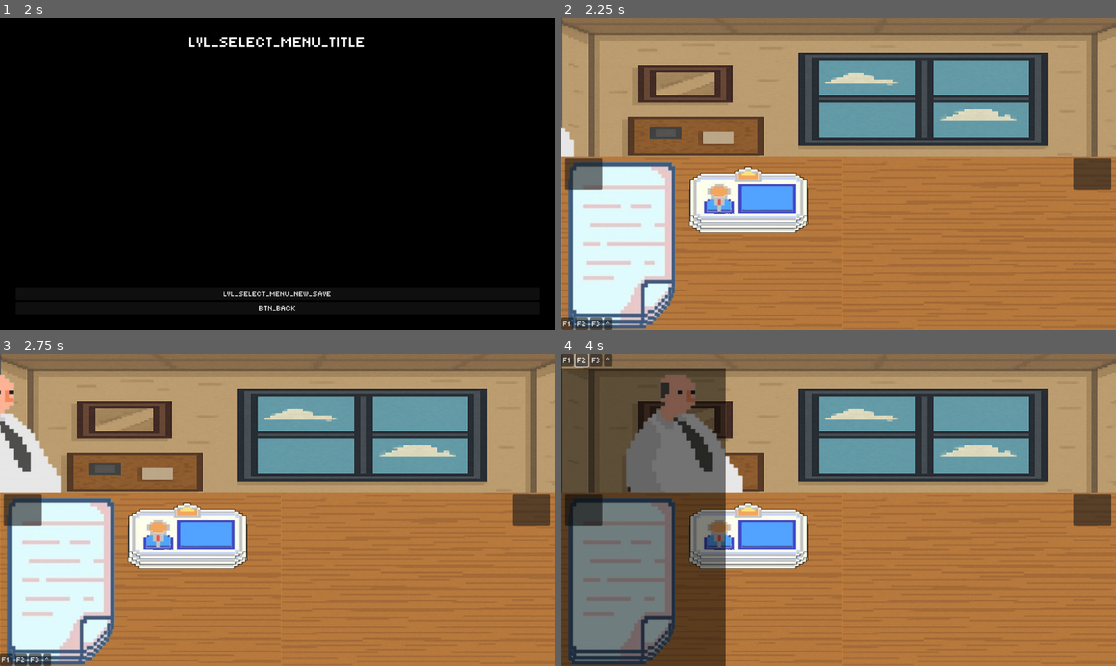
Above: before the commit, frames 1-4 (two rows, left to right).
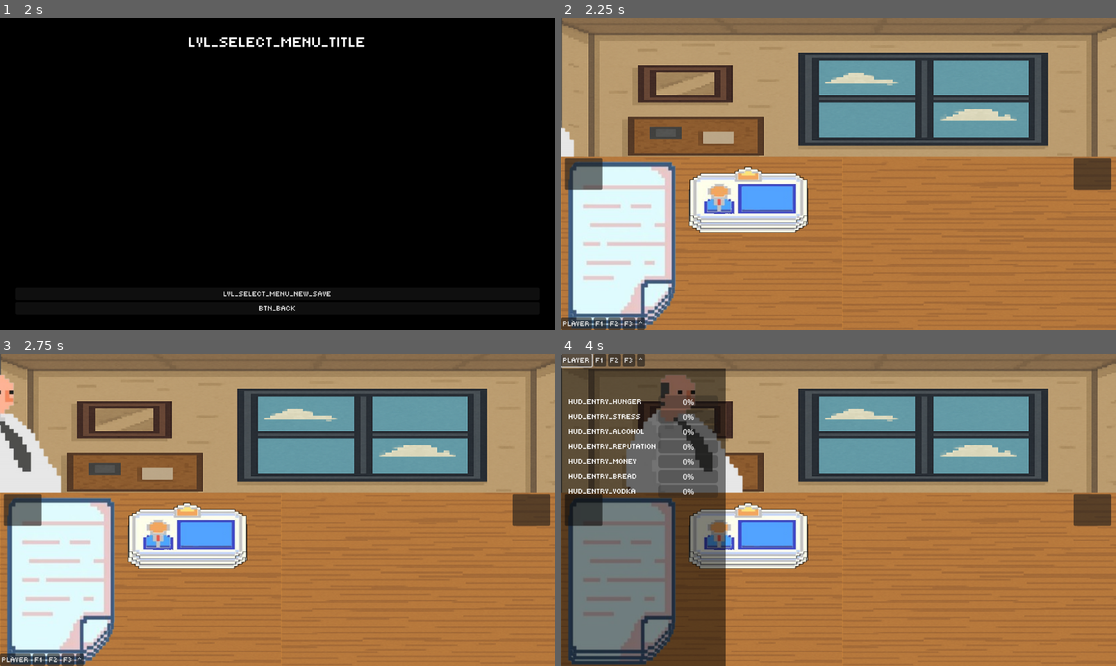
Above: after the commit, the same moments.

Repository: szsolt0/SzakGyak
Game: Godot game, scene res://scenes/menu/main_menu.tscn
Two runs of this game, one before a commit and one after it. Both use one fixed random seed, a clock stepped at 60 frames per second and the inputs below.
Inputs (mouse positions are in pixels of both pictures, inside the frame that each line leads up to):
- Up to frame 1 (2 s): click "Elfogad" at 0.5 s; click "Játék" at 1.25 s
- Up to frame 2 (2.25 s): click "LVL_SELECT_MENU_NEW_SAVE" at 2 s
- Up to frame 3 (2.75 s): no input
- Up to frame 4 (4 s): click "F1" at 2.75 s; click (577, 360) at 3.5 s, where only the run after the commit has a clickable "PLAYER"

Frame 1 is identical in both runs. In frame 2, 0.3% of the frame differs, in the area x 0-16%, y 95-100%; in frame 3, 0.3%; in frame 4, 3.1%, in the area x 0-29%, y 0-46%.

Commit message:
finish hud

Diff:
--- a/scenes/menu/hud.gd
+++ b/scenes/menu/hud.gd
@@ -1,10 +1,40 @@
 # This script manages the HUD.
 
 extends CanvasLayer
+class_name Hud
+
+const Player := preload("res://scripts/player.gd")
+const Family := preload("res://scripts/family.gd")
+const HudEntryPlayer := preload("res://scenes/menu/hud_entry_player.gd")
+const HudEntryFamily := preload("res://scenes/menu/hud_entry_family.gd")
 
 @onready var hud := $Root
 @onready var hud_tabs := $Root/Tabs
+@onready var player_entry: HudEntryPlayer = null
+@onready var player_node := $Root/ColorRect/Player
+
+@onready var tab_nodes: Array[Node] = [
+	$Root/ColorRect/Player,
+	$Root/ColorRect/F1,
+	$Root/ColorRect/F2,
+	$Root/ColorRect/F3,
+]
+
+@onready var family_entries: Array[HudEntryFamily] = [
+	null,
+	null,
+	null,
+]
+
 var hud_visible := false
+
+func switch_tab(id: int) -> void:
+	# hide all tabs
+	for tab in tab_nodes:
+		tab.hide()
+
+	# show the one we want
+	tab_nodes[id].show()
 
 func _load_translation() -> void:
 	pass
@@ -12,6 +42,30 @@
 func _ready() -> void:
 	_load_translation()
 	hide_hud()
+	switch_tab(0)
+
+	player_entry = preload("res://scenes/menu/hud_entry_player.tscn").instantiate()
+	player_node.add_child(player_entry)
+
+	for i in range(family_entries.size()):
+		var entry := preload("res://scenes/menu/hud_entry_family.tscn").instantiate() as HudEntryFamily
+		family_entries[i] = entry
+		tab_nodes[i + 1].add_child(entry)
+
+func update_player(p: Player) -> void:
+	player_entry.set_player_name(p.get_player_name())
+	player_entry.set_hunger(p.get_hunger())
+	player_entry.set_stress(p.get_stress())
+	player_entry.set_alcohol(p.get_alcohol())
+	player_entry.set_reputation(p.get_reputation())
+	player_entry.set_money(p.get_money())
+	player_entry.set_bread(p.get_bread())
+	player_entry.set_vodka(p.get_vodka())
+
+func update_family_member(id: int, family_member: Family) -> void:
+	var f := family_entries[id - 1]
+	f.set_family_name(family_member.get_family_member_name())
+	f.set_hunger(family_member.get_hunger())
 
 func show_hud() -> void:
 	hud_visible = true
@@ -24,8 +78,6 @@
 	hud.position.y = screen_height - hud_tabs.size.y
 
 func _on_up_down_pressed() -> void:
-	var screen_height := get_viewport().size.y as int
-
 	if hud_visible:
 		hide_hud()
 	else:
@@ -33,11 +85,19 @@
 
 func _on_f_1_pressed() -> void:
 	show_hud()
+	switch_tab(1)
 
 
 func _on_f_2_pressed() -> void:
 	show_hud()
+	switch_tab(2)
 
 
 func _on_f_3_pressed() -> void:
 	show_hud()
+	switch_tab(3)
+
+func _on_player_pressed() -> void:
+	show_hud()
+	# the player is the 0th family member
+	switch_tab(0)
--- a/scenes/menu/hud.tscn
+++ b/scenes/menu/hud.tscn
@@ -12,6 +12,10 @@
 
 [node name="Tabs" type="HBoxContainer" parent="Root"]
 layout_mode = 2
+
+[node name="Player" type="Button" parent="Root/Tabs"]
+layout_mode = 2
+text = "PLAYER"
 
 [node name="F1" type="Button" parent="Root/Tabs"]
 layout_mode = 2
@@ -35,12 +39,39 @@
 size_flags_vertical = 3
 color = Color(0, 0, 0, 0.501961)
 
-[node name="Items" type="HBoxContainer" parent="Root/ColorRect"]
+[node name="Player" type="MarginContainer" parent="Root/ColorRect"]
 layout_mode = 2
+offset_right = 342.0
+theme_override_constants/margin_left = 16
+theme_override_constants/margin_top = 16
+theme_override_constants/margin_right = 16
+theme_override_constants/margin_bottom = 16
 
-[node name="Items" type="ScrollContainer" parent="Root/ColorRect/Items"]
-layout_mode = 2
+[node name="F1" type="MarginContainer" parent="Root/ColorRect"]
+layout_mode = 0
+offset_right = 342.0
+theme_override_constants/margin_left = 16
+theme_override_constants/margin_top = 16
+theme_override_constants/margin_right = 16
+theme_override_constants/margin_bottom = 16
 
+[node name="F2" type="MarginContainer" parent="Root/ColorRect"]
+layout_mode = 0
+offset_right = 342.0
+theme_override_constants/margin_left = 16
+theme_override_constants/margin_top = 16
+theme_override_constants/margin_right = 16
+theme_override_constants/margin_bottom = 16
+
+[node name="F3" type="MarginContainer" parent="Root/ColorRect"]
+layout_mode = 0
+offset_right = 342.0
+theme_override_constants/margin_left = 16
+theme_override_constants/margin_top = 16
+theme_override_constants/margin_right = 16
+theme_override_constants/margin_bottom = 16
+
+[connection signal="pressed" from="Root/Tabs/Player" to="." method="_on_player_pressed"]
 [connection signal="pressed" from="Root/Tabs/F1" to="." method="_on_f_1_pressed"]
 [connection signal="pressed" from="Root/Tabs/F2" to="." method="_on_f_2_pressed"]
 [connection signal="pressed" from="Root/Tabs/F3" to="." method="_on_f_3_pressed"]
--- /dev/null
+++ b/scenes/menu/hud_entry_family.gd
@@ -0,0 +1,27 @@
+# HUD Entry for the player
+
+extends VBoxContainer
+class_name HudEntryFamily
+
+@onready var name_label: Label = $Label
+@onready var hunger_bar: ProgressBar = $Stats/HungerBar
+
+func _load_translations() -> void:
+	$Stats/HungerLabel.text = tr(&"HUD_ENTRY_HUNGER")
+
+func _ready() -> void:
+	_load_translations()
+
+# Name
+func set_family_name(f_name: String) -> void:
+	name_label.text = f_name
+
+func get_family_name() -> String:
+	return name_label.text
+
+# Hunger
+func set_hunger(val: int) -> void:
+	hunger_bar.value = val
+
+func get_hunger() -> int:
+	return hunger_bar.value as int
--- /dev/null
+++ b/scenes/menu/hud_entry_family.tscn
@@ -0,0 +1,27 @@
+[gd_scene load_steps=2 format=3 uid="uid://dwbjkvh1wum2p"]
+
+[ext_resource type="Script" uid="uid://dxehd8lae6dij" path="res://scenes/menu/hud_entry_family.gd" id="1_qr6fb"]
+
+[node name="HudEntryFamily" type="VBoxContainer"]
+anchors_preset = 15
+anchor_right = 1.0
+anchor_bottom = 1.0
+grow_horizontal = 2
+grow_vertical = 2
+script = ExtResource("1_qr6fb")
+
+[node name="Label" type="Label" parent="."]
+layout_mode = 2
+theme_override_font_sizes/font_size = 32
+
+[node name="Stats" type="GridContainer" parent="."]
+layout_mode = 2
+columns = 2
+
+[node name="HungerLabel" type="Label" parent="Stats"]
+layout_mode = 2
+size_flags_horizontal = 3
+
+[node name="HungerBar" type="ProgressBar" parent="Stats"]
+layout_mode = 2
+size_flags_horizontal = 3
--- /dev/null
+++ b/scenes/menu/hud_entry_player.gd
@@ -0,0 +1,89 @@
+# HUD Entry for the player
+
+extends VBoxContainer
+class_name HudEntryPlayer
+
+@onready var name_label: Label = $Label
+@onready var hunger_bar: ProgressBar = $Stats/HungerBar
+@onready var stress_bar: ProgressBar = $Stats/StressBar
+@onready var alcohol_bar: ProgressBar = $Stats/AlcoholBar
+@onready var reputation_bar: ProgressBar = $Stats/ReputationBar
+@onready var money_bar: ProgressBar = $Stats/MoneyBar
+@onready var bread_bar: ProgressBar = $Stats/BreadBar
+@onready var vodka_bar: ProgressBar = $Stats/VodkaBar
+
+func _load_translations() -> void:
+	$Stats/HungerLabel.text = tr(&"HUD_ENTRY_HUNGER")
+	$Stats/StressLabel.text = tr(&"HUD_ENTRY_STRESS")
+	$Stats/AlcoholLabel.text = tr(&"HUD_ENTRY_ALCOHOL")
+	$Stats/ReputationLabel.text = tr(&"HUD_ENTRY_REPUTATION")
+	$Stats/MoneyLabel.text = tr(&"HUD_ENTRY_MONEY")
+	$Stats/BreadLabel.text = tr(&"HUD_ENTRY_BREAD")
+	$Stats/VodkaLabel.text = tr(&"HUD_ENTRY_VODKA")
+
+func _ready() -> void:
+	_load_translations()
+
+# Name
+func set_player_name(p_name: String) -> void:
+	name_label.text = p_name
+
+# Hunger
+func set_hunger(val: int) -> void:
+	print("updateing hunger: ", val)
+	hunger_bar.value = val
+
+func get_hunger() -> int:
+	return hunger_bar.value as int
+
+# Stress
+func set_stress(val: int) -> void:
+	stress_bar.value = val
+
+func get_stress() -> int:
+	return stress_bar.value as int
+
+# Alcohol
+func set_alcohol(val: int) -> void:
+	alcohol_bar.value = val
+
+func get_alcohol() -> int:
+	return alcohol_bar.value as int
+
+# Reputation
+func set_reputation(val: int) -> void:
+	reputation_bar.value = val
+
+func get_reputation() -> int:
+	return reputation_bar.value as int
+
+# Money
+func set_money(val: int) -> void:
+	money_bar.value = val
+
+func get_money() -> int:
+	return money_bar.value as int
+
+# Bread
+func set_bread(val: int) -> void:
+	bread_bar.value = val
+
+func get_bread() -> int:
+	return bread_bar.value as int
+
+# Vodka
+func set_vodka(val: int) -> void:
+	vodka_bar.value = val
+
+func get_vodka() -> int:
+	return vodka_bar.value as int
+
+# update multiple stats at once
+func update_stats(hunger: int, stress: int, alcohol: int, reputation: int, money: int, bread: int, vodka: int) -> void:
+	set_hunger(hunger)
+	set_stress(stress)
+	set_alcohol(alcohol)
+	set_reputation(reputation)
+	set_money(money)
+	set_bread(bread)
+	set_vodka(vodka)
--- /dev/null
+++ b/scenes/menu/hud_entry_player.tscn
@@ -0,0 +1,75 @@
+[gd_scene load_steps=2 format=3 uid="uid://c0ekeqowpt6pw"]
+
+[ext_resource type="Script" uid="uid://d4d0dgq4bnfa8" path="res://scenes/menu/hud_entry_player.gd" id="1_61qde"]
+
+[node name="HudEntryPlayer" type="VBoxContainer"]
+anchors_preset = 15
+anchor_right = 1.0
+anchor_bottom = 1.0
+grow_horizontal = 2
+grow_vertical = 2
+script = ExtResource("1_61qde")
+
+[node name="Label" type="Label" parent="."]
+layout_mode = 2
+theme_override_font_sizes/font_size = 32
+
+[node name="Stats" type="GridContainer" parent="."]
+layout_mode = 2
+columns = 2
+
+[node name="HungerLabel" type="Label" parent="Stats"]
+layout_mode = 2
+size_flags_horizontal = 3
+
+[node name="HungerBar" type="ProgressBar" parent="Stats"]
+layout_mode = 2
+size_flags_horizontal = 3
+
+[node name="StressLabel" type="Label" parent="Stats"]
+layout_mode = 2
+size_flags_horizontal = 3
+
+[node name="StressBar" type="ProgressBar" parent="Stats"]
+layout_mode = 2
+size_flags_horizontal = 3
+
+[node name="AlcoholLabel" type="Label" parent="Stats"]
+layout_mode = 2
+size_flags_horizontal = 3
+
+[node name="AlcoholBar" type="ProgressBar" parent="Stats"]
+layout_mode = 2
+size_flags_horizontal = 3
+
+[node name="ReputationLabel" type="Label" parent="Stats"]
+layout_mode = 2
+size_flags_horizontal = 3
+
+[node name="ReputationBar" type="ProgressBar" parent="Stats"]
+layout_mode = 2
+size_flags_horizontal = 3
+
+[node name="MoneyLabel" type="Label" parent="Stats"]
+layout_mode = 2
+size_flags_horizontal = 3
+
+[node name="MoneyBar" type="ProgressBar" parent="Stats"]
+layout_mode = 2
+size_flags_horizontal = 3
+
+[node name="BreadLabel" type="Label" parent="Stats"]
+layout_mode = 2
+size_flags_horizontal = 3
+
+[node name="BreadBar" type="ProgressBar" parent="Stats"]
+layout_mode = 2
+size_flags_horizontal = 3
+
+[node name="VodkaLabel" type="Label" parent="Stats"]
+layout_mode = 2
+size_flags_horizontal = 3
+
+[node name="VodkaBar" type="ProgressBar" parent="Stats"]
+layout_mode = 2
+size_flags_horizontal = 3
Not shown, added: scenes/menu/hud_entry_family.gd.uid
Not shown, added: scenes/menu/hud_entry_player.gd.uid
